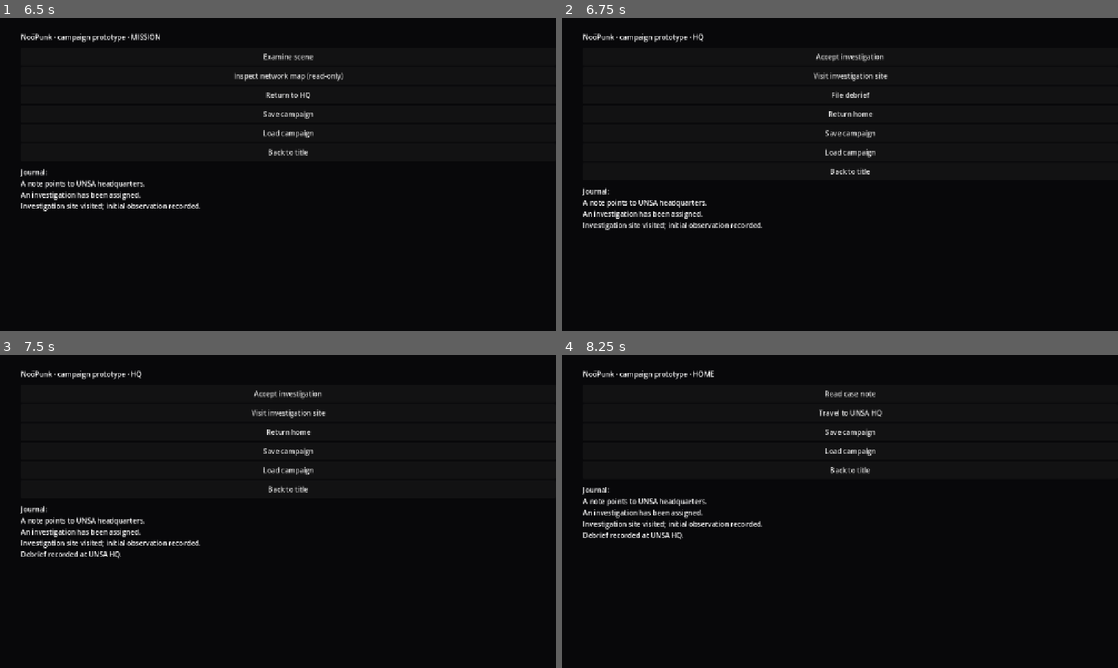
Above: before the commit, frames 1-4 (two rows, left to right).
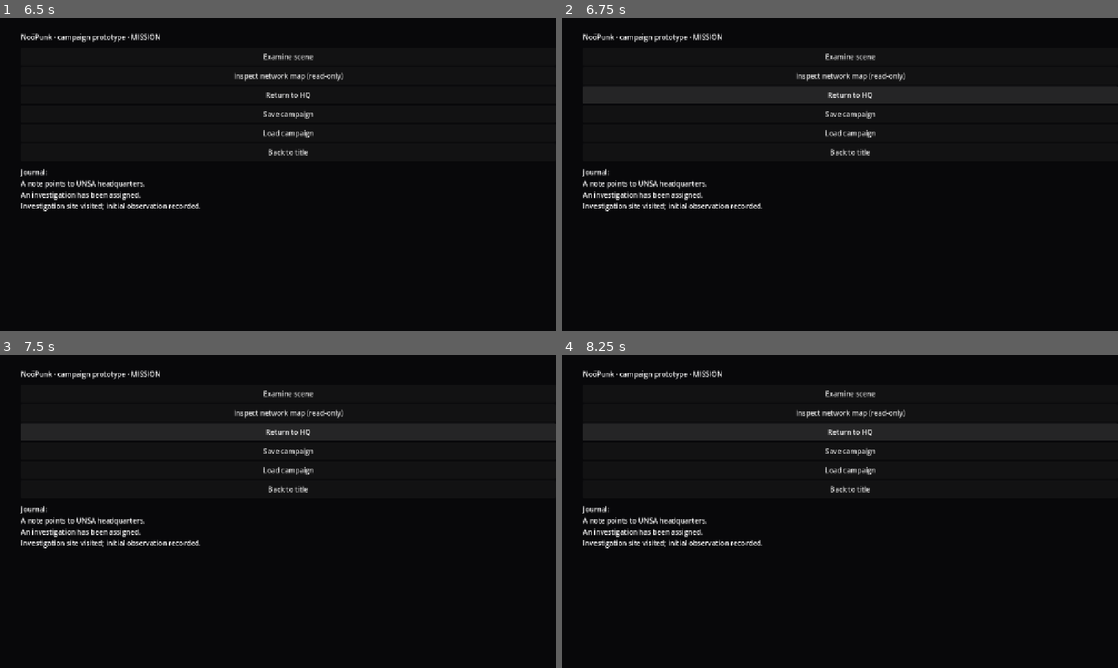
Above: after the commit, the same moments.

Repository: TomiToivio/NooPunk
Game: Godot game, scene res://scenes/campaign.tscn
The game is run twice, just before and just after one commit, with the same random seed, the same clock (stepped at 60 frames per second) and the same inputs. This scene is started directly instead of the project's main scene.
Inputs (mouse positions are in pixels of both pictures, inside the frame that each line leads up to):
- Up to frame 1 (6.5 s): click "Read case note" at 0.5 s; click "Travel to UNSA HQ" at 1.25 s; click "Accept investigation" at 2 s; click "Accept investigation" at 2.75 s; click "Visit investigation site" at 3.5 s; click "Examine scene" at 4.25 s; click "Inspect network map (read-onl…" at 5 s; click "OK" at 5.75 s
- Up to frame 2 (6.75 s): click "Return to HQ" at 6.5 s
- Up to frame 3 (7.5 s): click (289, 433) at 7.25 s, where only the run before the commit has a clickable "File debrief"
- Up to frame 4 (8.25 s): click (851, 433) at 8 s, where only the run before the commit has a clickable "Return home"

Frame 1 is identical in both runs. In frame 2, 2.9% of the frame differs, in the area x 3-62%, y 4-68%; in frame 3, 0.8%; in frame 4, 2.8%.

Commit message:
fix: the debrief leg is the way back from the mission
The location graph had grown a mission -> hq edge, which lets a campaign skip
the debrief the design requires (the file's own docstring: the debrief is
locked until the mission is resolved, so no leg can be skipped). The suite
asserts exactly that, so the merge of the two sides left main red with four
checks failing in a row: bypass allowed, then resolve refused because the
campaign was already at HQ.

Restore the single edge. 66 tests, 498 checks, 0 failures on Godot 4.7.2.

Diff:
--- a/src/godot/campaign_state.gd
+++ b/src/godot/campaign_state.gd
@@ -17,7 +17,7 @@
 const LOCATIONS := {
 	"home": ["hq"],
 	"hq": ["home", "mission"],
-	"mission": ["debrief", "hq"],
+	"mission": ["debrief"],
 	"debrief": ["hq"]
 }
 
Not shown, added: godot/core/cwn_character.gd.uid
Not shown, added: godot/core/cwn_combat_actions.gd.uid
Not shown, added: godot/core/cwn_combat_rules.gd.uid
Not shown, added: godot/core/cwn_encumbrance.gd.uid
Not shown, added: godot/core/cwn_healing.gd.uid
Not shown, added: godot/core/cwn_strain.gd.uid
Not shown, added: src/godot/swn_psionics.gd.uid
Not shown, added: tests/godot/test_cwn_combat_rules.gd.uid
Not shown, added: tests/godot/test_cwn_ruleset.gd.uid
Not shown, added: tests/godot/test_swn_psionics.gd.uid
